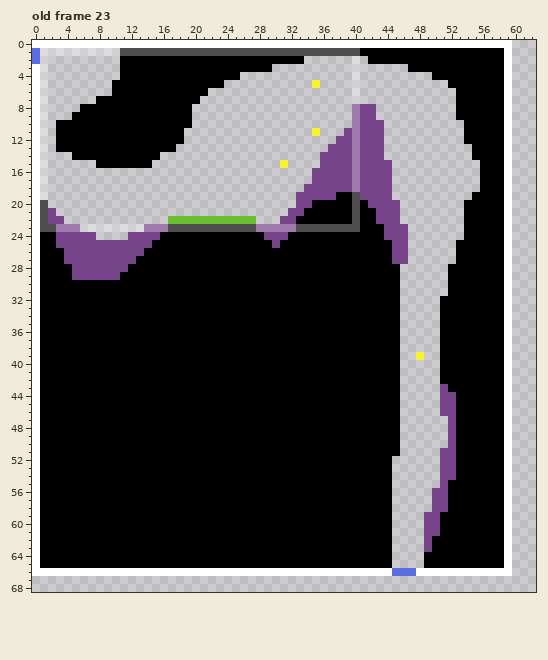
One commit to this pixel-art file: graphics/source/levels.aseprite. The first picture shows the starting point.
96x96 pixels, 44 frames. Shown: old frame 23: x 0..62, y 0..68. The commit also changed other frames, which this record leaves out.
After the commit:
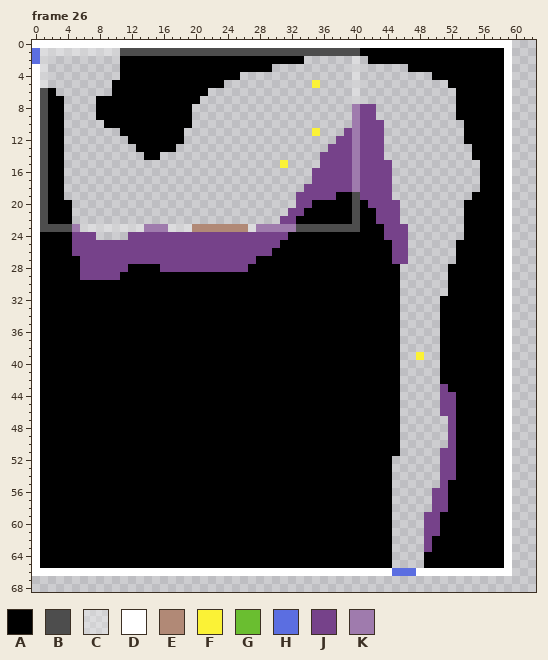
Palette (. is transparent): A #000000  B #4d4d4d  C #ffffff4d  D #ffffff  E #b18976  F #fbf236  G #6abe30  H #5b6ee1  J #76428a  K #9f7bad
Change:
{"change": "frames 44 -> 47"}
{"where": "frame 26 against old frame 23, layer \"Level\""}
{"frame":26,"y":6,"x":1,"old":"C.","new":"BA"}
{"frame":26,"y":7,"x":1,"old":"C..","new":"BAA"}
{"frame":26,"y":8,"x":1,"old":"C..","new":"BAA"}
{"frame":26,"y":8,"x":6,"old":"AA","new":".."}
{"frame":26,"y":9,"x":1,"old":"C..","new":"BAA"}
{"frame":26,"y":9,"x":5,"old":"AAA","new":"..."}
{"frame":26,"y":10,"x":1,"old":"C.","new":"BA"}
{"frame":26,"y":10,"x":4,"old":"AAAAA","new":"....."}
{"frame":26,"y":11,"x":1,"old":"C.","new":"BA"}
{"frame":26,"y":11,"x":4,"old":"AAAAAAA","new":"......."}
{"frame":26,"y":12,"x":1,"old":"C.","new":"BA"}
{"frame":26,"y":12,"x":4,"old":"AAAAAAAA","new":"........"}
{"frame":26,"y":13,"x":1,"old":"C.","new":"BA"}
{"frame":26,"y":13,"x":4,"old":"AAAAAAAAA","new":"........."}
{"frame":26,"y":14,"x":1,"old":"C..","new":"BAA"}
{"frame":26,"y":14,"x":5,"old":"AAAAAAAAA","new":"........."}
{"frame":26,"y":15,"x":1,"old":"C..","new":"BAA"}
{"frame":26,"y":15,"x":8,"old":"AAAAAAA","new":"......."}
{"frame":26,"y":16,"x":1,"old":"C..","new":"BAA"}
{"frame":26,"y":17,"x":1,"old":"C..","new":"BAA"}
{"frame":26,"y":18,"x":1,"old":"C..","new":"BAA"}
{"frame":26,"y":19,"x":1,"old":"C..","new":"BAA"}
{"frame":26,"y":20,"x":2,"old":"...","new":"AAA"}
{"frame":26,"y":21,"x":2,"old":"J..","new":"AAA"}
{"frame":26,"y":22,"x":2,"old":"JJ.","new":"AAA"}
{"frame":26,"y":22,"x":17,"old":"GGGGGGGGGGG","new":"..........."}
{"frame":26,"y":23,"x":3,"old":"KK","new":"BB"}
{"frame":26,"y":23,"x":17,"old":"BBBBBBBBBBB","new":"CCCEEEEEEEC"}
{"frame":26,"y":24,"x":3,"old":"JJ","new":"AA"}
{"frame":26,"y":24,"x":16,"old":"AAAAAAAAAAAAA","new":"JJJJJJJJJJJJJ"}
{"frame":26,"y":25,"x":3,"old":"JJ","new":"AA"}
{"frame":26,"y":25,"x":15,"old":"AAAAAAAAAAAAAAA","new":"JJJJJJJJJJJJJJJ"}
{"frame":26,"y":26,"x":4,"old":"J","new":"A"}
{"frame":26,"y":26,"x":14,"old":"AAAAAAAAAAAAAAAA","new":"JJJJJJJJJJJJJJJJ"}
{"frame":26,"y":27,"x":4,"old":"JJ","new":"AA"}
{"frame":26,"y":27,"x":13,"old":"AAAAAAAAAAAAAAA","new":"JJJJJJJJJJJJJJJ"}
{"frame":26,"y":28,"x":5,"old":"J","new":"A"}
{"frame":26,"y":28,"x":16,"old":"AAAAAAAAAAA","new":"JJJJJJJJJJJ"}
{"frame":26,"y":29,"x":5,"old":"J","new":"A"}
{"label":"changed","picture_box":[40,88,272,280]}
